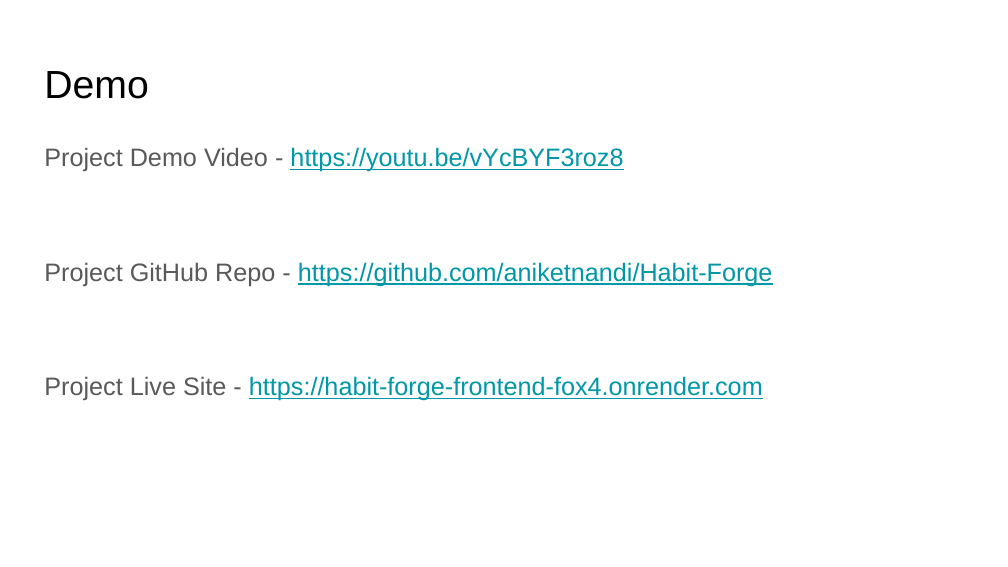
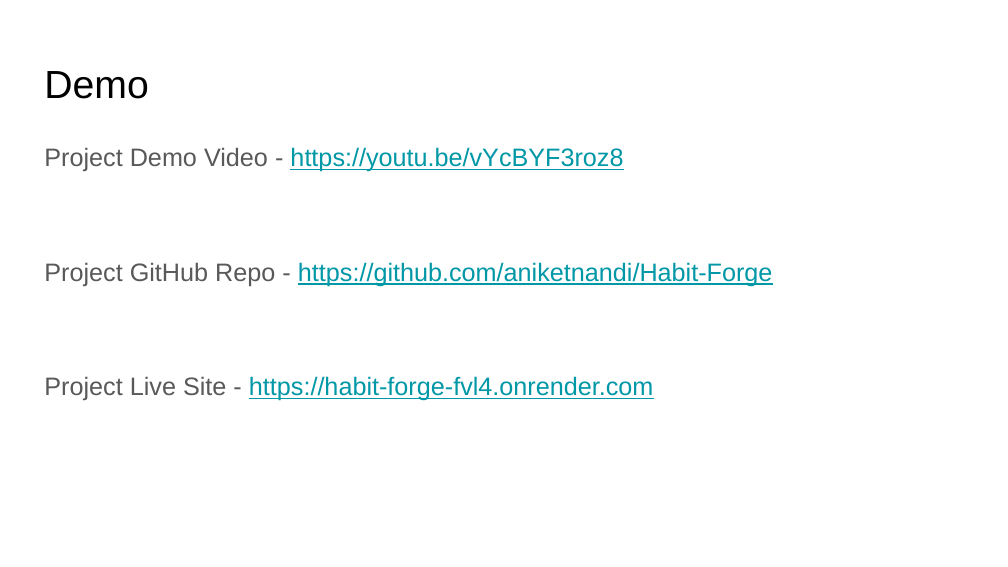
Before and after one commit to aniketnandi/Habit-Forge, a slide deck: slide 13 of HabitForge_Presentation.pptx. Drawn at 1008x567 pixels with LibreOffice and Linux fonts; fonts in the diff are those of the drawing. Boxes give left, top, right and bottom in pixels: in the first picture for what was removed or moved away, otherwise in the second. Text is boxed around its words. In the diff, an @@ line names an element or a change of style, - is before the commit and + after.

Commit message:
update live demo URL to single backend service

```diff
--- a/HabitForge_Presentation.pptx
+++ b/HabitForge_Presentation.pptx
@@ text at (44, 376, 654, 401): text changed @@
-Project Live Site - https://habit-forge-frontend-fox4.onrender.com
+Project Live Site - https://habit-forge-fvl4.onrender.com
```
Also in this commit, not shown: 1 other file.
